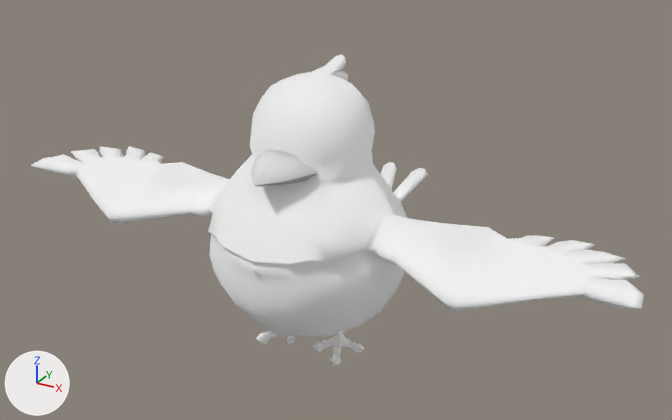
Renders of the glTF model assets/models/surucua.glb from each side of a commit.
One viewpoint serves both versions: a camera (50 mm lens) standing at (2.524, -4.296, 3.013) and looking at (-0.002, 0.296, 0.717). The axes (+X, +Y, +Z) are drawn at lower left. The lights are the same throughout. The older version comes first. Where no turn or scale is listed for an object, it has been applied to the vertices. Vertices at exactly the same position are counted once.

The scene before the commit, as lines of its bpy script (objects in view):
```python
me_cube_001 = bpy.data.meshes.new('Cube.001')
me_cube_001.from_pydata(...)  # 962 vertices, 1920 faces; spans x -1.94..1.94, y -0.64..1.33, z 0.08..1.67
# faces by material slot: [1232, 688]
me_cube_001.materials.append(mat_buitre_blinn3)  # white #ffffff
me_cube_001.materials.append(mat_tucan_blinn16)  # white #ffffff
me_cube_003 = bpy.data.meshes.new('Cube.003')
me_cube_003.from_pydata(...)  # 66 vertices, 110 faces; spans x -0.269..0.269, y -0.222..0.231, z -0.082..0.116
me_untitled_000 = bpy.data.meshes.new('Untitled.000')
me_untitled_000.from_pydata(...)  # 504 vertices, 992 faces; spans x -0.348..0.348, y -0.222..0.19, z -0.046..0.163
me_untitled_000.materials.append(mat_buitre_blinn15)  # white #ffffff
ob_bico = bpy.data.objects.new('bico', me_cube_003)
ob_bico.location = (0.0, -0.366, 1.199)
ob_corpo = bpy.data.objects.new('corpo', me_cube_001)
ob_corpo.location = (0.0, 0.0, 0.0)
ob_patinhas = bpy.data.objects.new('patinhas', me_untitled_000)
ob_patinhas.location = (0.0, 0.0, 0.0)
```
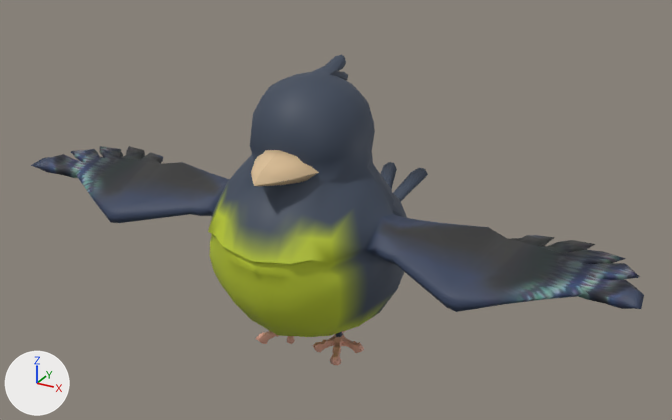
Where the newer file only moved an object's origin or applied its transform, the numbers keep the older frame.

Pixel boxes (x1, y1, x2, y2) of what changed, in the pictures (672 x 420 px):
'bico', recoloured (white to beige): (251, 150, 319, 186) in both
part 1 of me_cube_001, recoloured (darker): (208, 54, 428, 337) in both
part 2 of me_cube_001, recoloured (darker): (31, 146, 644, 312) in both
part 3 of me_untitled_000, recoloured (white to beige): (255, 331, 364, 366) in both

The change, as a diff of the scene's bpy script:
```diff
--- a/assets/models/surucua.glb.py
+++ b/assets/models/surucua.glb.py
@@ img_surucuauv @@
+img_surucuauv = load_image('SurucuaUV', '_unpacked/SurucuaUV', 1024, 1024, 'sRGB')
@@ mat_surucua_textura @@
+mat_surucua_textura = principled_material('surucua_textura')
+mat_surucua_textura.texture = img_surucuauv
+mat_surucua_textura.roughness = 0.6
@@ mat_dedos @@
+mat_dedos = principled_material('dedos')
+mat_dedos.base_color = (0.694, 0.352, 0.262)  # beige #d9a08c
@@ mat_bico @@
+mat_bico = principled_material('bico')
+mat_bico.base_color = (0.761, 0.552, 0.323)  # beige #e2c49a
@@ me_cube_003 @@
 me_cube_003.from_pydata(...)  # 66 vertices, 110 faces; spans x -0.269..0.269, y -0.222..0.231, z -0.082..0.116
+me_cube_003.materials.append(mat_bico)  # beige #e2c49a
@@ me_cube_001 @@
 me_cube_001.from_pydata(...)  # 962 vertices, 1920 faces; spans x -1.94..1.94, y -0.64..1.33, z 0.08..1.67
 # used by ob_corpo; location = (0.0, 0.0, 0.0)
+# me_cube_001 part 1: 1232 faces spanning x -0.58..0.58, y -0.64..1.33, z 0.08..1.67 switch from mat_buitre_blinn3 (white #ffffff) to mat_surucua_textura (picture img_surucuauv)
+# me_cube_001 part 2: 688 faces spanning x -1.94..1.94, y -0.51..0.27, z 0.65..0.94 switch from mat_tucan_blinn16 (white #ffffff) to mat_surucua_textura (picture img_surucuauv)
@@ me_untitled_000 @@
 me_untitled_000.from_pydata(...)  # 504 vertices, 992 faces; spans x -0.348..0.348, y -0.222..0.19, z -0.046..0.163
 # used by ob_patinhas; location = (0.0, 0.0, 0.0)
+# me_untitled_000 part 3: 824 faces spanning x -0.348..0.348, y -0.222..0.19, z -0.046..0.027 switch from mat_buitre_blinn15 (white #ffffff) to mat_dedos (beige #d9a08c)
+me_untitled_000.materials.append(mat_surucua_textura)  # picture img_surucuauv
```
